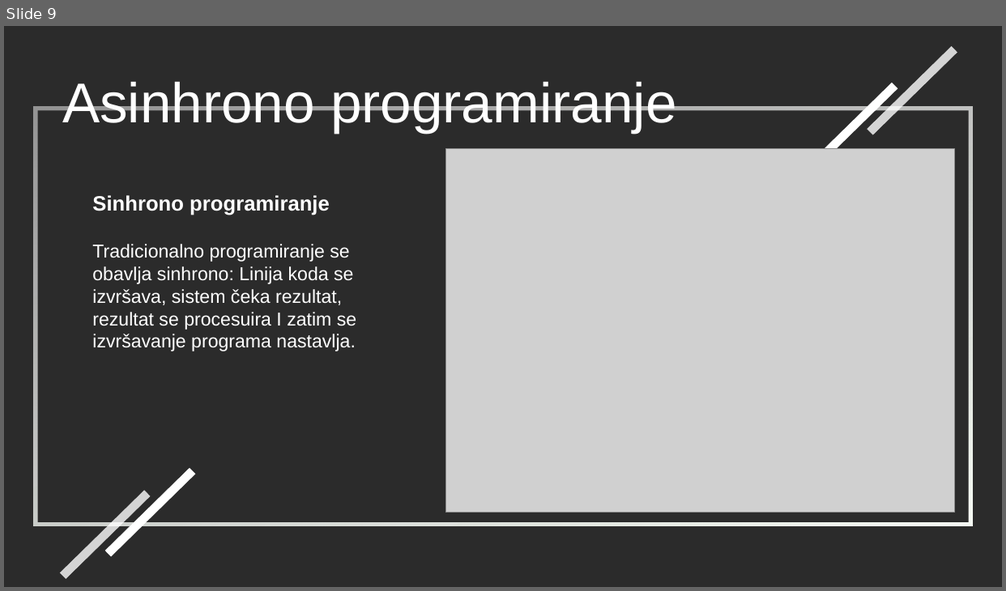
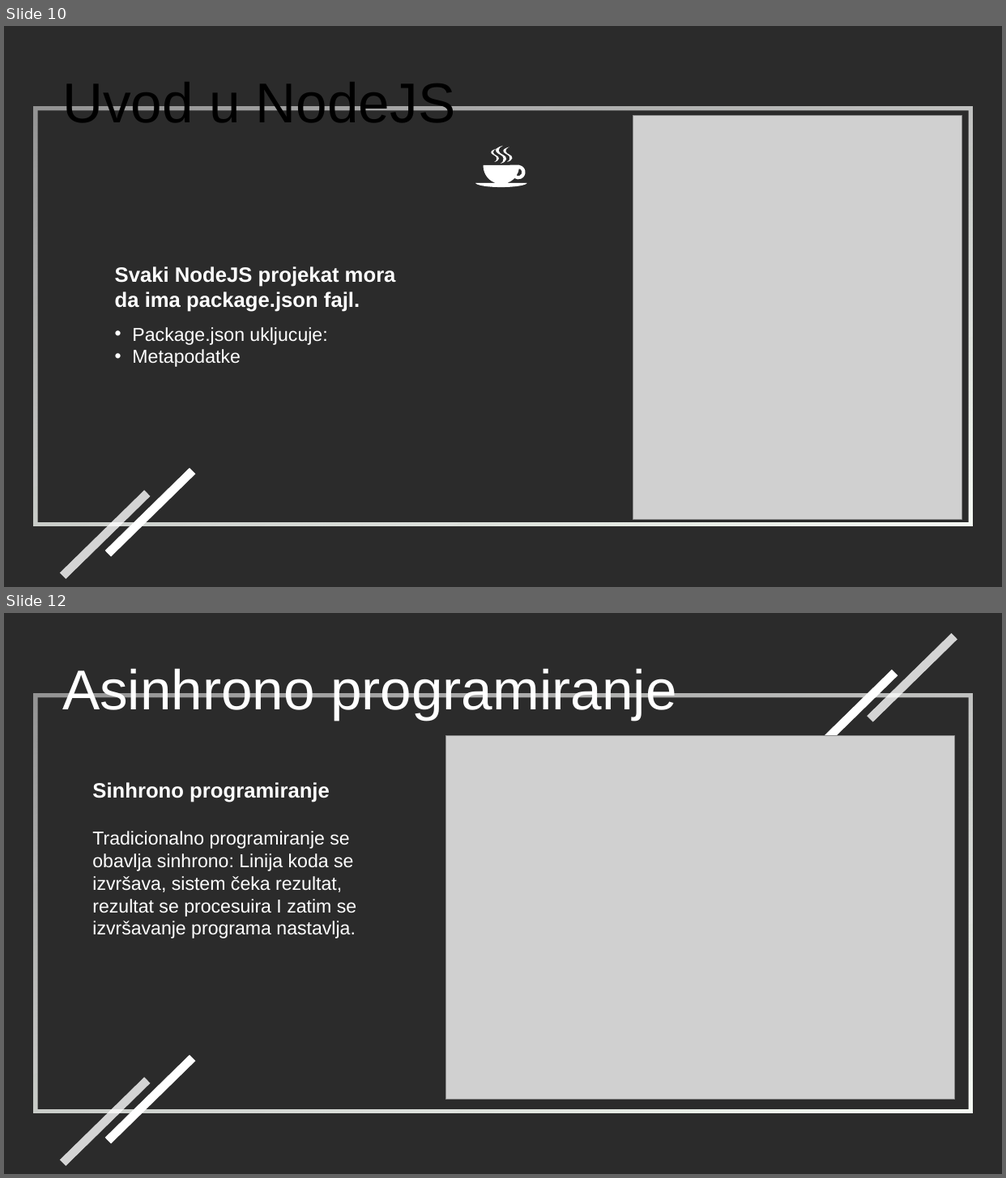
Before and after one commit to stefoverflow/NaperdnoSoftverskoInzenjerstvo, a slide deck: prezentacija.odp. Shown one above the other, each under a label of ours: slide 9 before the commit, slides 10 and 12 after it; the slides between them are not shown. The pictures are 1006x591 and 1006x1178 pixels, drawn with LibreOffice and Linux fonts; fonts in the diff are those of the drawing; grey boxes stand for pictures; background and template pictures are left out; a plain dark background stands for a picture behind light text. Boxes give left, top, right and bottom in pixels: in the first picture for what was removed or moved away, otherwise in the second. Text is boxed around its words. In the diff, an @@ line names an element or a change of style, - is before the commit and + after.

```diff
--- a/prezentacija.odp
+++ b/prezentacija.odp
@@ slide 10 added at (x1=4, y1=26, x2=1002, y2=587), background picture (left out) @@
@@ text added at (x1=62, y1=82, x2=455, y2=122), 54 pt, text #000000 @@
+Uvod u NodeJS
@@ frame added at (x1=34, y1=107, x2=973, y2=526), fill gradient #F8FDF6 to #FFFFFF @@
@@ picture added at (x1=633, y1=116, x2=962, y2=519) @@
@@ freeform shape added at (x1=475, y1=146, x2=527, y2=188), fill #FFFFFF @@
@@ text added at (x1=115, y1=267, x2=396, y2=312), 20 pt, text #FFFFFF, bold @@
+Svaki NodeJS projekat mora
+da ima package.json fajl.
@@ text added at (x1=132, y1=327, x2=327, y2=367), 18 pt, text #FFFFFF @@
+• Package.json ukljucuje:
+• Metapodatke
@@ rectangle added at (x1=105, y1=468, x2=195, y2=557), fill #FFFFFF @@
@@ rectangle added at (x1=60, y1=491, x2=150, y2=579), fill #FFFFFF at 80% opacity @@
@@ what was slide 9 is now slide 12 @@
```
Also in this commit, not shown: 22 slides changed, 2 other slides added, 4 other files.
